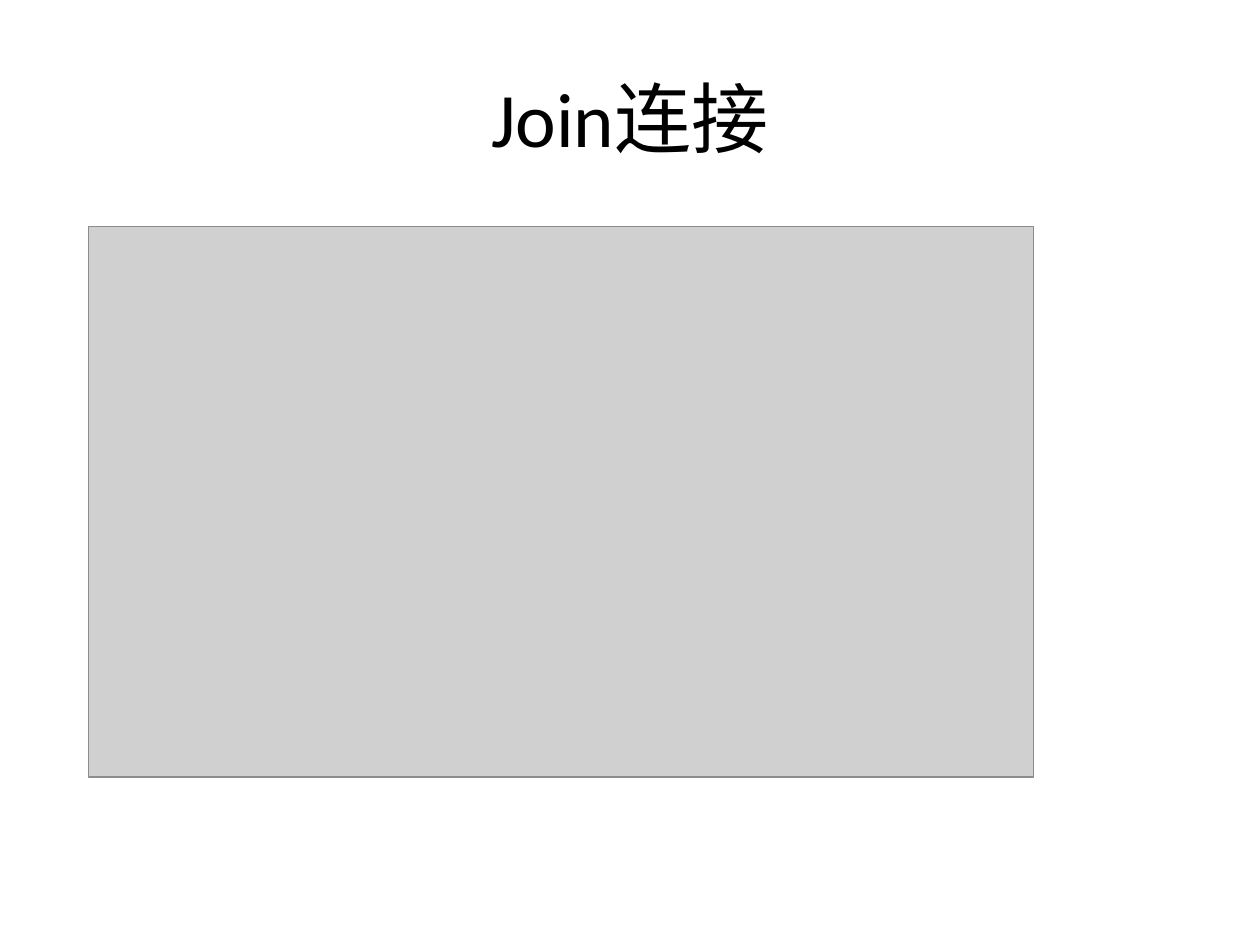
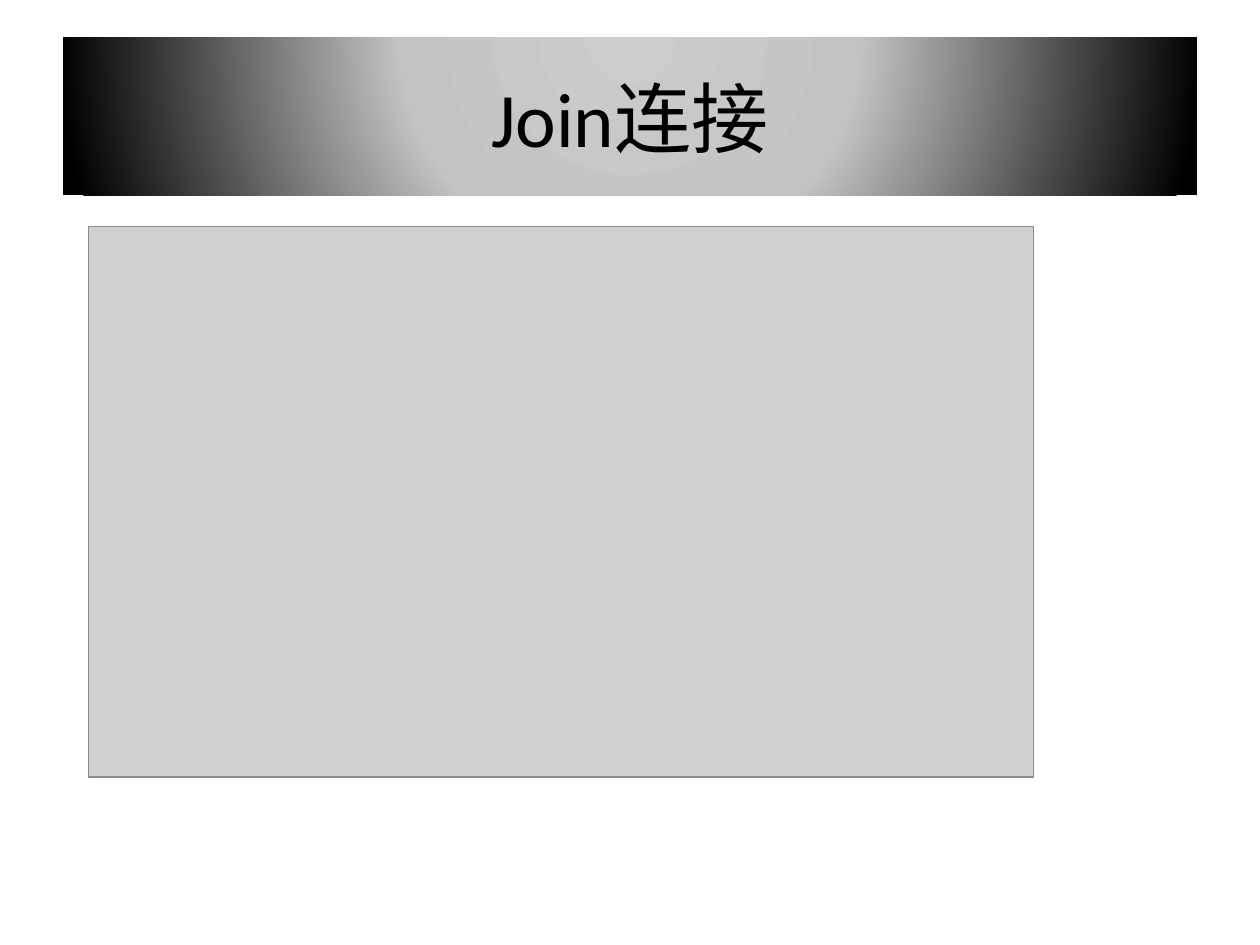
Before and after one commit to ccang2016/CCShare, a slide deck: slide 9 of Sql分享.pptx (slide 7 before the commit). Drawn at 1260x945 pixels with LibreOffice and Linux fonts; fonts in the diff are those of the drawing; grey boxes stand for pictures. Boxes give left, top, right and bottom in pixels: in the first picture for what was removed or moved away, otherwise in the second. Text is boxed around its words. In the diff, an @@ line names an element or a change of style, - is before the commit and + after.

```diff
--- a/Sql分享.pptx
+++ b/Sql分享.pptx
@@ title "Join连接": place and size @@
-title "Join连接" at (491, 83, 768, 153)
+title "Join连接" at (63, 38, 1197, 195)
@@ title "Join连接" at (63, 38, 1197, 195): fill none to gradient #CCCCCC to #C4C4C4 to #000000 @@
```
Also in this commit, not shown: 5 other slides changed, 5 slides added, 1 slide removed, 1 other file.
